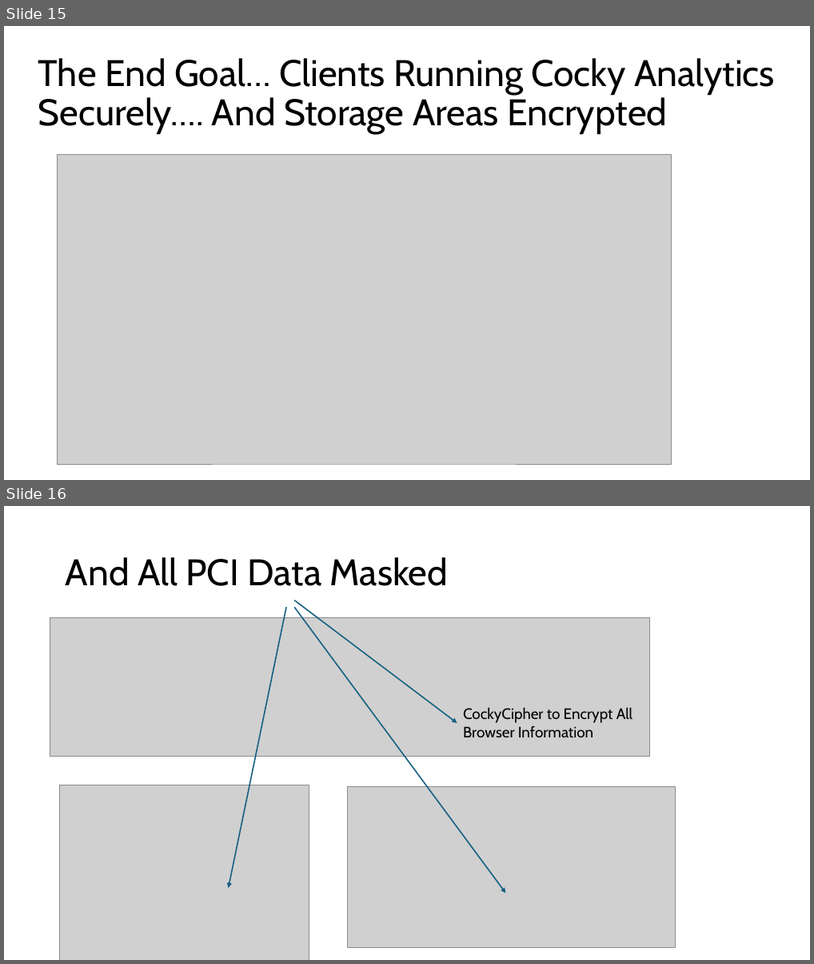
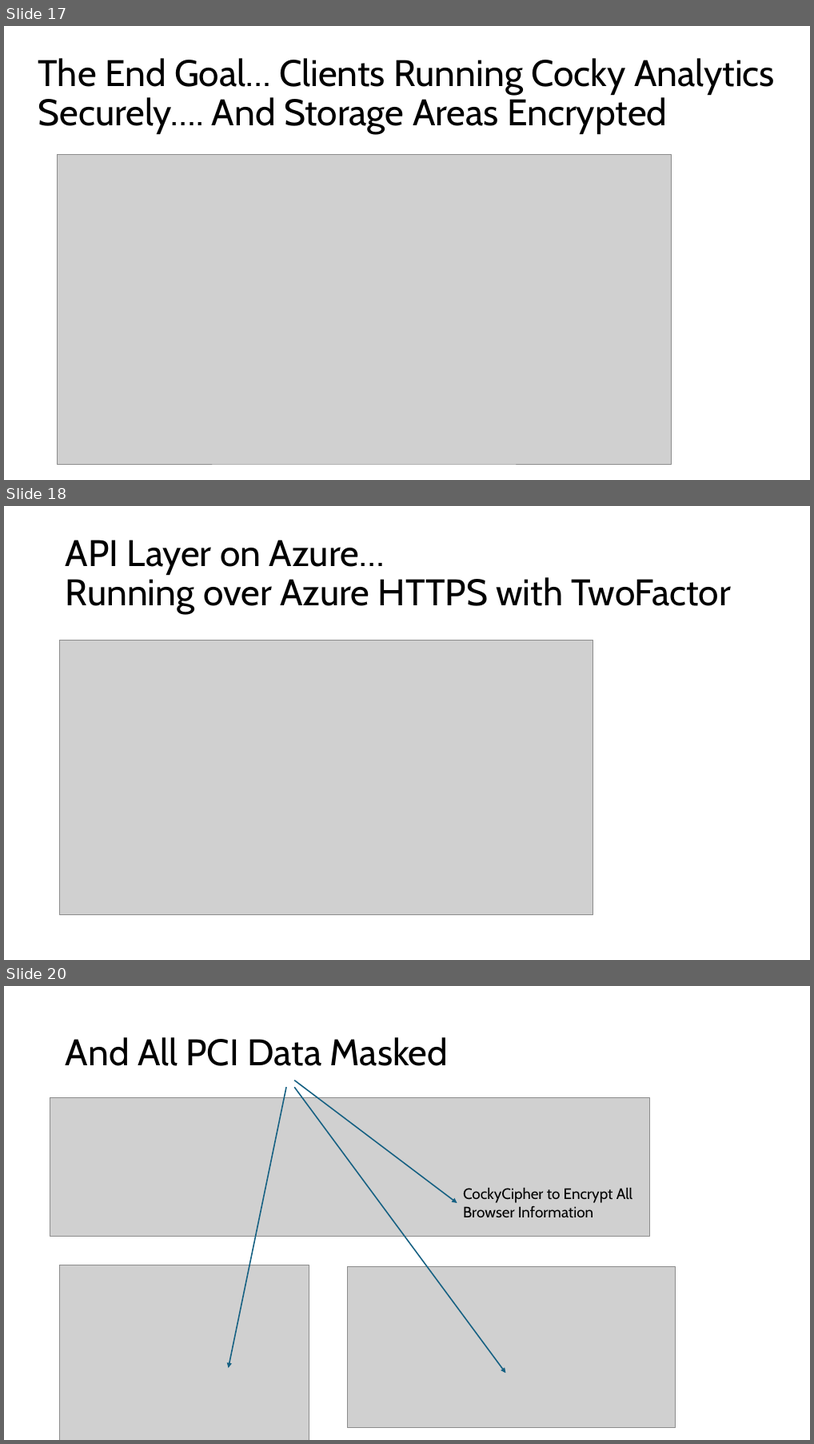
Before and after one commit to jssg33/analyticsgen4, a slide deck: sprint2/Cocky Cipher Overview.pptx. Shown one above the other, each under a label of ours: slides 15 and 16 before the commit, slides 17, 18 and 20 after it; the slides between them are not shown. The pictures are 814x964 and 814x1444 pixels, drawn with LibreOffice and Linux fonts; fonts in the diff are those of the drawing; grey boxes stand for pictures. Boxes give left, top, right and bottom in pixels: in the first picture for what was removed or moved away, otherwise in the second. Text is boxed around its words. In the diff, an @@ line names an element or a change of style, - is before the commit and + after.

```diff
--- a/sprint2/Cocky Cipher Overview.pptx
+++ b/sprint2/Cocky Cipher Overview.pptx
@@ slide 18 added at (x1=4, y1=506, x2=810, y2=960), background #FFFFFF @@
@@ title added at (x1=66, y1=540, x2=731, y2=614), 44 pt, text #000000 @@
+API Layer on Azure…
+Running over Azure HTTPS with TwoFactor
@@ picture added at (x1=60, y1=640, x2=594, y2=914) @@
@@ what was slide 15 is now slide 17 @@
@@ what was slide 16 is now slide 20 @@
```
Also in this commit, not shown: 2 slides changed, 10 other slides added, 1 other file.
